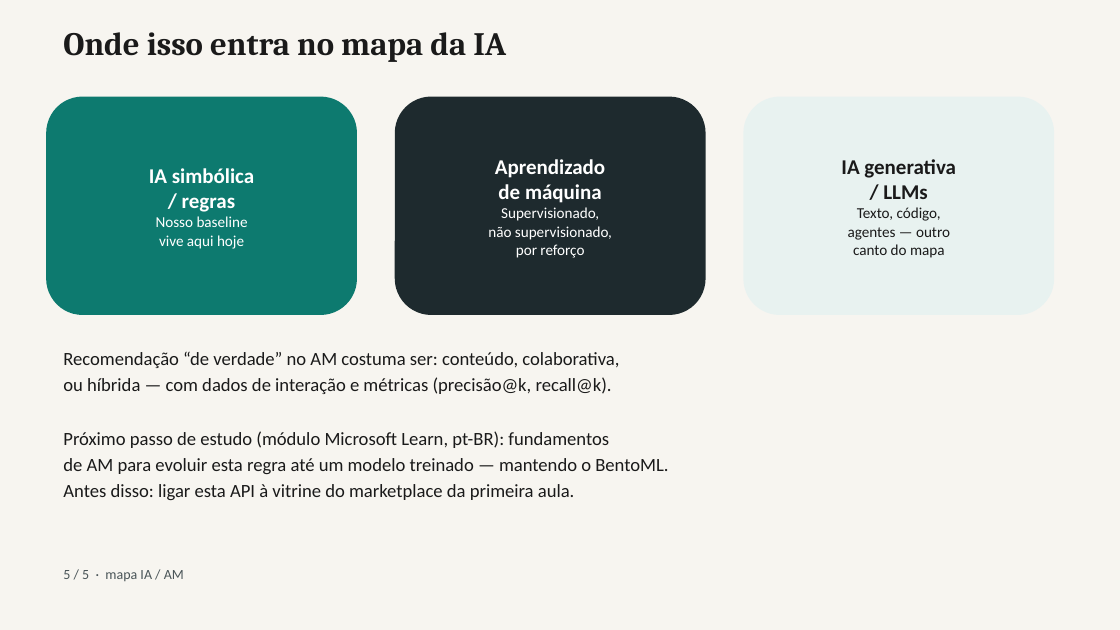
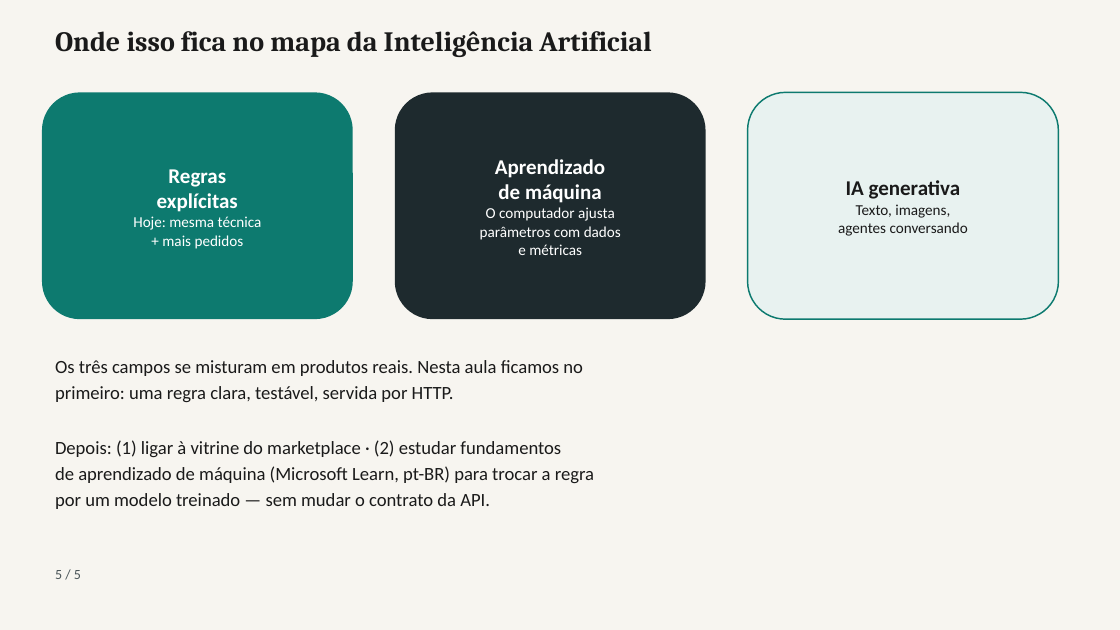
Before and after one commit to lgallindo/recomendador-bentoml, a slide deck: slide 5 of slides/recomendador-bentoml.pptx. Drawn at 1120x630 pixels with LibreOffice and Linux fonts; fonts in the diff are those of the drawing. Boxes give left, top, right and bottom in pixels: in the first picture for what was removed or moved away, otherwise in the second. Text is boxed around its words. In the diff, an @@ line names an element or a change of style, - is before the commit and + after.

```diff
--- a/slides/recomendador-bentoml.pptx
+++ b/slides/recomendador-bentoml.pptx
@@ text at bbox=[55, 31, 651, 57]: text changed; size 28 to 24 pt @@
-Onde isso entra no mapa da IA
+Onde isso fica no mapa da Inteligência Artificial
@@ rounded rectangle "Regras": place and size @@
-rounded rectangle "Regras" at bbox=[46, 97, 357, 315]
+rounded rectangle "Regras" at bbox=[42, 92, 353, 319]
@@ rounded rectangle "Aprendizado": place and size @@
-rounded rectangle "Aprendizado" at bbox=[395, 97, 706, 315]
+rounded rectangle "Aprendizado" at bbox=[395, 92, 706, 319]
@@ rounded rectangle "IA generativa": place and size @@
-rounded rectangle "IA generativa" at bbox=[744, 97, 1054, 315]
+rounded rectangle "IA generativa" at bbox=[748, 92, 1059, 319]
@@ rounded rectangle "IA generativa" at bbox=[748, 92, 1059, 319]: outline none to #0D7A6F 1.25 pt @@
@@ text in rounded rectangle at bbox=[133, 169, 262, 249]: text changed @@
-IA simbólica
-/ regras
-Nosso baseline
-vive aqui hoje
+Regras
+explícitas
+Hoje: mesma técnica
++ mais pedidos
@@ text in rounded rectangle at bbox=[480, 207, 621, 255]: text changed @@
-Supervisionado,
-não supervisionado,
-por reforço
+O computador ajusta
+parâmetros com dados
+e métricas
@@ text in rounded rectangle at bbox=[838, 204, 968, 236]: text changed @@
-/ LLMs
-Texto, código,
-agentes — outro
-canto do mapa
+Texto, imagens,
+agentes conversando
@@ text at bbox=[55, 360, 594, 509]: text changed @@
-Recomendação “de verdade” no AM costuma ser: conteúdo, colaborativa,
-ou híbrida — com dados de interação e métricas (precisão@k, recall@k).
-Próximo passo de estudo (módulo Microsoft Learn, pt-BR): fundamentos
-de AM para evoluir esta regra até um modelo treinado — mantendo o BentoML.
-Antes disso: ligar esta API à vitrine do marketplace da primeira aula.
+Os três campos se misturam em produtos reais. Nesta aula ficamos no
+primeiro: uma regra clara, testável, servida por HTTP.
+Depois: (1) ligar à vitrine do marketplace · (2) estudar fundamentos
+de aprendizado de máquina (Microsoft Learn, pt-BR) para trocar a regra
+por um modelo treinado — sem mudar o contrato da API.
@@ text at bbox=[55, 570, 81, 579]: text changed @@
-5 / 5 · mapa IA / AM
+5 / 5
```
Also in this commit, not shown: 4 slides added, 4 slides removed, 7 other files.
